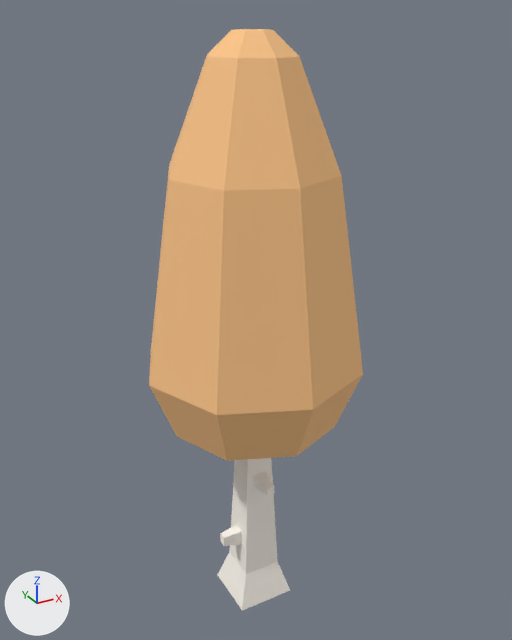
Two versions of the OBJ model DynamicLab/Assets/Nature Kit/Models/OBJ format/tree_cone_fall.obj, one commit apart.
Camera for both pictures: a 50 mm lens placed at (-0.729, -1.341, 1.469), pointed at (0.022, 0.024, 0.787). Lighting does not change. The marker at lower left points along +X, +Y and +Z. The first picture is the older version. Where no turn or scale is listed for an object, it has been applied to the vertices.

The first picture shows 'tree_cone_fall'.
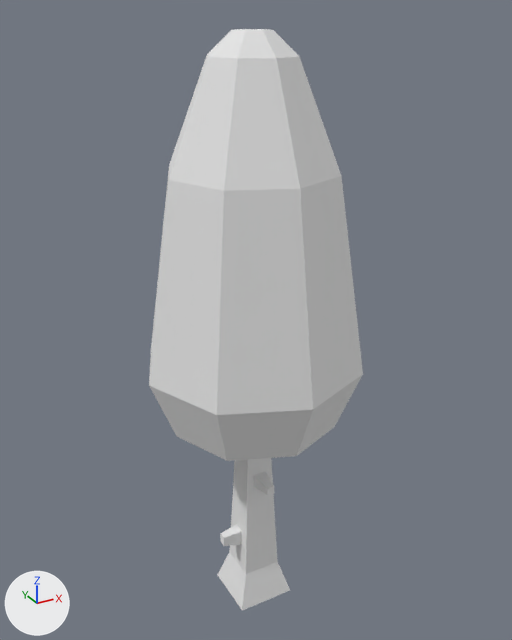
What differs and where, as boxes [x1, y1, x2, y2] in the pictures (512 x 640 px):
'tree_cone_fall', recoloured (beige to white): [149, 29, 363, 610] in both

The change, as a diff of the scene's bpy script:
```diff
--- a/DynamicLab/Assets/Nature Kit/Models/OBJ format/tree_cone_fall.obj.py
+++ b/DynamicLab/Assets/Nature Kit/Models/OBJ format/tree_cone_fall.obj.py
@@ mat_leafsfall @@
 mat_leafsfall = principled_material('leafsFall')
-mat_leafsfall.base_color = (1.0, 0.573, 0.255)  # beige #ffc78a
+mat_leafsfall.base_color = (0.8, 0.8, 0.8)  # white #e7e7e7
 mat_leafsfall.roughness = 1.0
```
